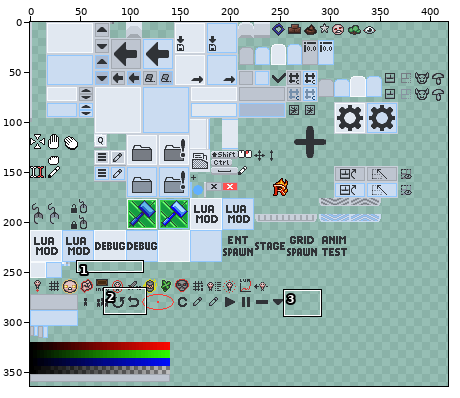
Two states of a sprite sheet, resources/gfx/editor/atlas copy.png. Above: a wide view before the commit, with the close-up outlined.
Close-up. As it was:
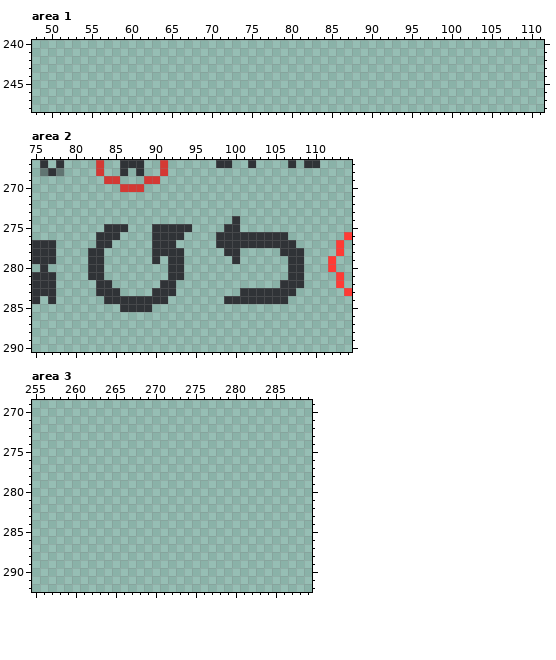
The file is 428x384 pixels. Colours within 5 levels of each other are drawn and written as one. Shown: area 1: x 48..111, y 240..248; area 2: x 75..114, y 267..290; area 3: x 255..289, y 269..292. The wide view leaves out empty margins.
Now the later version:
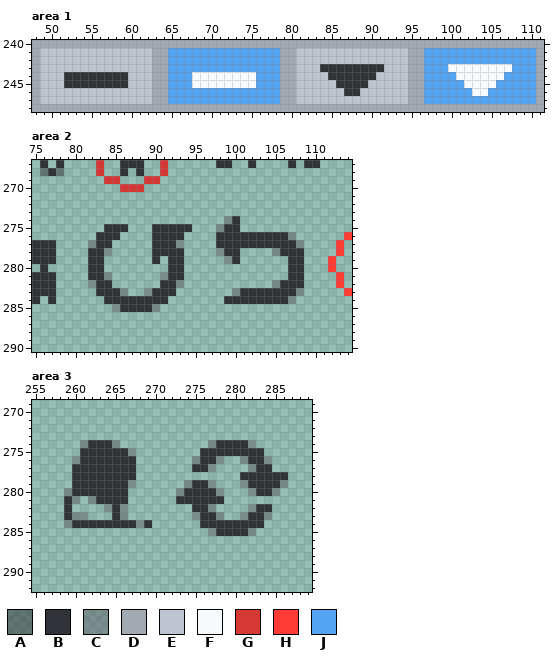
Palette (. is transparent): A #30333788  B #303337  C #5d616883  D #a3a9b1  E #bec5d0  F #f7fafd  G #d43934  H #ff3b35  J #55a4f3
Diff:
Changed rows in their new state; - is an unchanged pixel.
Area 1:
first column x 48:
240 DDDDDDDDDDDDDDDDDDDDDDDDDDDDDDDDDDDDDDDDDDDDDDDDDDDDDDDDDDDDDDDD
241 DEEEEEEEEEEEEEEDDJJJJJJJJJJJJJJDDEEEEEEEEEEEEEEDDJJJJJJJJJJJJJJD
242 DEEEEEEEEEEEEEEDDJJJJJJJJJJJJJJDDEEEEEEEEEEEEEEDDJJJJJJJJJJJJJJD
243 DEEEEEEEEEEEEEEDDJJJJJJJJJJJJJJDDEEEBBBBBBBBEEEDDJJJFFFFFFFFJJJD
244 DEEEBBBBBBBBEEEDDJJJFFFFFFFFJJJDDEEEEBBBBBBEEEEDDJJJJFFFFFFJJJJD
245 DEEEBBBBBBBBEEEDDJJJFFFFFFFFJJJDDEEEEEBBBBEEEEEDDJJJJJFFFFJJJJJD
246 DEEEEEEEEEEEEEEDDJJJJJJJJJJJJJJDDEEEEEEBBEEEEEEDDJJJJJJFFJJJJJJD
247 DEEEEEEEEEEEEEEDDJJJJJJJJJJJJJJDDEEEEEEEEEEEEEEDDJJJJJJJJJJJJJJD
248 DDDDDDDDDDDDDDDDDDDDDDDDDDDDDDDDDDDDDDDDDDDDDDDDDDDDDDDDDDDDDDDD
Area 2:
first column x 82:
274 -----------------C---------
275 ----------------C----------
276 -------------------------C-
277 C----------C--------------C
278 --C-------------C------C---
279 -----------------C---------
281 --C------C-----------------
282 C----------C-----------C---
283 ----C--C----------C-------C
284 -------------------------C-
285 ---C----C------------------
Area 3:
first column x 259:
274 --CBBBC-----------CBBBBC----
275 --BBBBBBC--------BBBBBBBB---
276 -CBBBBBBB-------CBBC--CBBC--
277 -BBBBBBBB-------BBC----CBB--
278 -BBBBBBBB-------------BBBBBB
279 -BBBBBBBC------CBBC---CBBBBC
280 CBBBBBBB------CBBBBC---CBBC-
281 BC-CBBBB------BBBBBB--------
282 B----CBC--------BBC----CBB--
283 BCC---BC--------CBBC--CBBC--
284 CBBBBBBBBCB------BBBBBBBB---
285 ------------------CBBBBC----
Changed places in both close-ups, as pixel boxes (x1, y1, x2, y2):
added: (32, 40, 544, 112)
added: (88, 216, 240, 312)
added: (272, 232, 304, 256)
added: (272, 280, 304, 304)
added: (64, 440, 152, 528)
added: (176, 440, 288, 536)
